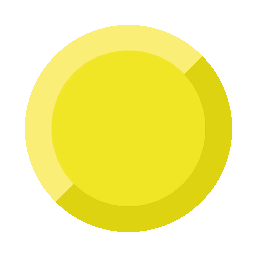
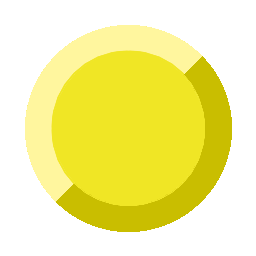
Layer changes from the first 256 x 256 image to the second:
painted on "Lag 5" over [25, 25, 232, 232]
